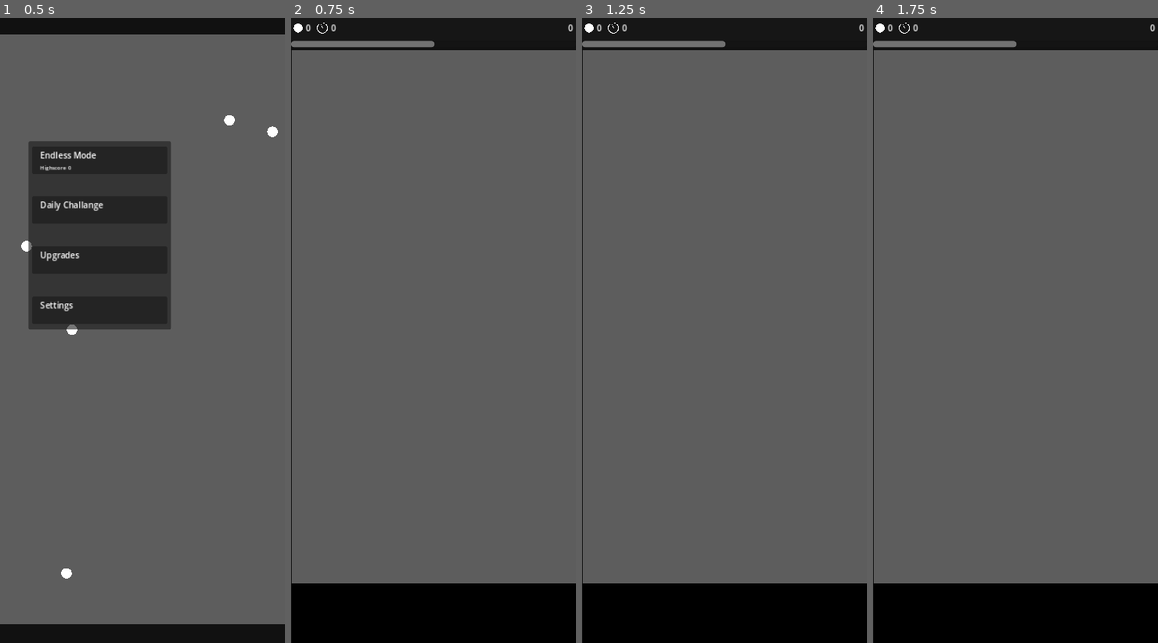
Above: before the commit, frames 1-4 (left to right).
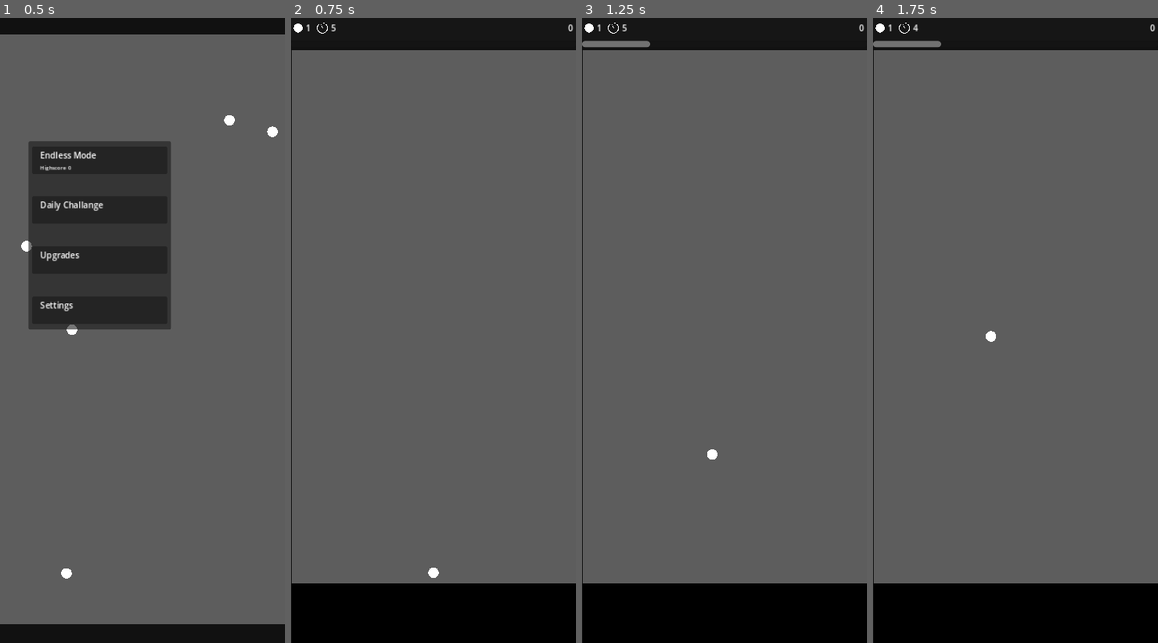
Above: after the commit, the same moments.

Repository: KKleinbeck/Ball-Defender
Game: Godot game, scene res://scenes/main_menu.tscn
Two runs of this game, one before a commit and one after it. Both use one fixed random seed, a clock stepped at 60 frames per second and the inputs below.
Inputs (mouse positions are in pixels of both pictures, inside the frame that each line leads up to):
- Up to frame 1 (0.5 s): no input
- Up to frame 2 (0.75 s): move the mouse to (390, 161) at 0.52 s; click (390, 161) at 0.67 s
- Up to frame 3 (1.25 s): no input
- Up to frame 4 (1.75 s): move the mouse to (958, 361) at 1.27 s; click (958, 361) at 1.42 s

Frame 1 is identical in both runs. In frame 2, 0.6% of the frame differs, in the area x 0-52%, y 1-90%; in frame 3, 0.3%; in frame 4, 0.3%.

Commit message:
Implementation of endless mode UI and timers
Basic endless mode functions implemented like ball progress, death and
spawn timers and interfaces to the UI

Diff:
--- a/global_definitions.gd
+++ b/global_definitions.gd
@@ -3,6 +3,9 @@
 
 enum Upgrade {TimeUp}
 
+enum State {RUNNING, HALTING, GAMEOVER}
+var state: State = State.RUNNING
+
 
 func _ready() -> void:
 	set_process(false)
--- a/scenes/EndlessMode.tscn
+++ /dev/null
@@ -1,51 +0,0 @@
-[gd_scene load_steps=3 format=3 uid="uid://38hpxc86n28g"]
-
-[ext_resource type="PackedScene" uid="uid://cweg7yil1pury" path="res://scenes/playing_field.tscn" id="1_8ka7p"]
-[ext_resource type="PackedScene" uid="uid://27sxmgkg6fdi" path="res://scenes/PlayingField/ScoreBar.tscn" id="1_gbkuj"]
-
-[node name="EndlessMode" type="Node"]
-
-[node name="Background" type="ColorRect" parent="."]
-anchors_preset = 15
-anchor_right = 1.0
-anchor_bottom = 1.0
-grow_horizontal = 2
-grow_vertical = 2
-color = Color(0.0687983, 0.0687983, 0.0687983, 1)
-
-[node name="ScoreBar" parent="." instance=ExtResource("1_gbkuj")]
-
-[node name="ProgressBar" type="ProgressBar" parent="."]
-anchors_preset = -1
-anchor_top = 0.04
-anchor_right = 1.0
-anchor_bottom = 0.05
-value = 50.0
-show_percentage = false
-
-[node name="AspectRatioContainer" type="AspectRatioContainer" parent="."]
-anchors_preset = -1
-anchor_top = 0.055
-anchor_right = 1.0
-anchor_bottom = 1.0
-ratio = 0.48
-alignment_vertical = 0
-
-[node name="Container" type="Control" parent="AspectRatioContainer"]
-layout_mode = 2
-
-[node name="PlayingField" parent="AspectRatioContainer/Container" instance=ExtResource("1_8ka7p")]
-layout_mode = 1
-anchor_top = 0.0
-anchor_bottom = 0.9
-grow_horizontal = 2
-
-[node name="Void" type="ColorRect" parent="AspectRatioContainer/Container"]
-layout_mode = 1
-anchors_preset = -1
-anchor_top = 0.9
-anchor_right = 1.0
-anchor_bottom = 1.0
-grow_horizontal = 2
-grow_vertical = 0
-color = Color(0, 0, 0, 1)
--- a/scenes/PlayingField/ScoreBar.tscn
+++ b/scenes/PlayingField/ScoreBar.tscn
@@ -1,12 +1,15 @@
-[gd_scene load_steps=3 format=3 uid="uid://27sxmgkg6fdi"]
+[gd_scene load_steps=4 format=3 uid="uid://27sxmgkg6fdi"]
 
+[ext_resource type="Script" path="res://scenes/PlayingField/score_bar.gd" id="1_jsd7i"]
 [ext_resource type="Texture2D" uid="uid://cvicrdnlvci0a" path="res://assets/ball.png" id="1_orlt7"]
 [ext_resource type="Texture2D" uid="uid://ddctsy32lmu4k" path="res://assets/timer.png" id="2_fqos5"]
 
 [node name="ScoreBar" type="PanelContainer"]
+process_mode = 4
 anchors_preset = -1
 anchor_right = 1.0
 anchor_bottom = 0.04
+script = ExtResource("1_jsd7i")
 
 [node name="MarginContainer" type="MarginContainer" parent="."]
 layout_mode = 2
@@ -29,7 +32,8 @@
 texture = ExtResource("1_orlt7")
 expand_mode = 2
 
-[node name="Label" type="Label" parent="MarginContainer/HBoxContainer"]
+[node name="NumberBalls" type="Label" parent="MarginContainer/HBoxContainer"]
+unique_name_in_owner = true
 layout_mode = 2
 text = "0
 "
@@ -46,7 +50,8 @@
 texture = ExtResource("2_fqos5")
 expand_mode = 2
 
-[node name="Label2" type="Label" parent="MarginContainer/HBoxContainer"]
+[node name="DeathTimer" type="Label" parent="MarginContainer/HBoxContainer"]
+unique_name_in_owner = true
 layout_mode = 2
 text = "0
 "
@@ -55,7 +60,8 @@
 layout_mode = 2
 size_flags_horizontal = 3
 
-[node name="Label3" type="Label" parent="MarginContainer/HBoxContainer"]
+[node name="Score" type="Label" parent="MarginContainer/HBoxContainer"]
+unique_name_in_owner = true
 layout_mode = 2
 text = "0
 "
--- /dev/null
+++ b/scenes/PlayingField/score_bar.gd
@@ -0,0 +1,9 @@
+extends PanelContainer
+
+
+func setBallNumber(n: int) -> void:
+	%NumberBalls.text = str(n)
+
+
+func setDeathTimer(n: int) -> void:
+	%DeathTimer.text = str(n)
--- /dev/null
+++ b/scenes/endless_mode.gd
@@ -0,0 +1,118 @@
+extends Node
+
+
+#signal gameover(score)
+
+@export var ballProgressAngleRequired: int = 360
+#@export var ballDiameterRatio: float = 0.02
+#@export var ballSpeedRatio: float = 0.6
+
+const nBoxRows: int = 18
+const boxesPerRow: int = 10
+const boxMargin: int = 5
+
+var ballSpeed
+var nBalls: int = 1
+var nBallsSpawned: int = 0
+var nBallsDespawned: int = 0
+
+var deathTime: int = 5
+var deathTimeRemaining: int :
+	set(newDTR):
+		deathTimeRemaining = newDTR
+		$ScoreBar.setDeathTimer(newDTR)
+
+
+# ========================================
+# ========= Godot Overrides ==============
+# ========================================
+func _ready() -> void:
+	%PlayingField.ballDespawned.connect(_on_ball_despawned)
+	%PlayingField.canvasClicked.connect(_on_click_on_playingfield)
+
+	$ScoreBar.setBallNumber(nBalls)
+	$ProgressBar.max_value = ballProgressAngleRequired
+	#updateScore()
+	roundReset()
+
+
+func _process(_delta: float) -> void:
+	pass
+
+
+# ========================================
+# ========= Custom Methods ===============
+# ========================================
+func roundReset() -> void:
+	nBallsDespawned = 0
+	deathTimeRemaining = deathTime
+
+	stopRunning()
+	$BallSpawnTimer.stop()
+	$DeathTimer.stop()
+
+	#$Boxes.walk()
+
+	# Free all spawned balls and resets collision list
+	%PlayingField.reset()
+	CollisionList.purge()
+
+	# Instantiate first ball at origin
+	%PlayingField.spawnBall(%StartPosition.position, Vector2.ZERO, false)
+	nBallsSpawned = 1
+
+
+func startRunning() -> void:
+	GlobalDefinitions.state = GlobalDefinitions.State.RUNNING
+	set_process(true)
+
+	$BallSpawnTimer.start()
+	$DeathTimer.start()
+
+
+func stopRunning() -> void:
+	GlobalDefinitions.state = GlobalDefinitions.State.HALTING
+	set_process(false)
+
+
+func spawnBall() -> void:
+	%PlayingField.spawnBallAt(%StartPosition.position)
+	nBallsSpawned += 1
+
+
+# ========================================
+# ========= Signals ======================
+# ========================================
+func _on_click_on_playingfield(location: Vector2) -> void:
+	if GlobalDefinitions.State.HALTING == GlobalDefinitions.state:
+		startRunning()
+
+		var trajectory = location - %StartPosition.position
+		var spawnAngle = 90. - abs(trajectory.angle_to(Vector2.UP)) * 180 / PI
+		if $ProgressBar.value + spawnAngle > $ProgressBar.max_value:
+			$ProgressBar.value = $ProgressBar.value + spawnAngle - $ProgressBar.max_value
+			nBalls += 1
+			$ScoreBar.setBallNumber(nBalls)
+		else:
+			$ProgressBar.value += spawnAngle
+
+
+func _on_ball_despawned() -> void:
+	nBallsDespawned += 1
+
+	if nBallsSpawned == nBallsDespawned:
+		await get_tree().create_timer(0.1).timeout # Short timer between rounds
+		roundReset()
+
+
+func _on_ball_spawn_timer_timeout() -> void:
+	if nBallsSpawned == nBalls:
+		$BallSpawnTimer.stop()
+		return
+	spawnBall()
+
+
+func _on_death_timer_timeout() -> void:
+	deathTimeRemaining -= 1
+	if deathTimeRemaining <= 0:
+		roundReset()
--- /dev/null
+++ b/scenes/endless_mode.tscn
@@ -0,0 +1,64 @@
+[gd_scene load_steps=4 format=3 uid="uid://38hpxc86n28g"]
+
+[ext_resource type="Script" path="res://scenes/endless_mode.gd" id="1_5codb"]
+[ext_resource type="PackedScene" uid="uid://27sxmgkg6fdi" path="res://scenes/PlayingField/ScoreBar.tscn" id="2_dgjtq"]
+[ext_resource type="PackedScene" uid="uid://cweg7yil1pury" path="res://scenes/playing_field.tscn" id="3_wjj17"]
+
+[node name="EndlessMode" type="Node"]
+script = ExtResource("1_5codb")
+
+[node name="Background" type="ColorRect" parent="."]
+anchors_preset = 15
+anchor_right = 1.0
+anchor_bottom = 1.0
+grow_horizontal = 2
+grow_vertical = 2
+color = Color(0.0687983, 0.0687983, 0.0687983, 1)
+
+[node name="ScoreBar" parent="." instance=ExtResource("2_dgjtq")]
+
+[node name="ProgressBar" type="ProgressBar" parent="."]
+anchors_preset = -1
+anchor_top = 0.04
+anchor_right = 1.0
+anchor_bottom = 0.05
+show_percentage = false
+
+[node name="AspectRatioContainer" type="AspectRatioContainer" parent="."]
+anchors_preset = -1
+anchor_top = 0.055
+anchor_right = 1.0
+anchor_bottom = 1.0
+ratio = 0.48
+alignment_vertical = 0
+
+[node name="Container" type="Control" parent="AspectRatioContainer"]
+layout_mode = 2
+
+[node name="PlayingField" parent="AspectRatioContainer/Container" instance=ExtResource("3_wjj17")]
+unique_name_in_owner = true
+layout_mode = 1
+anchor_top = 0.0
+anchor_bottom = 0.9
+grow_horizontal = 2
+
+[node name="StartPosition" type="Marker2D" parent="AspectRatioContainer/Container/PlayingField"]
+unique_name_in_owner = true
+position = Vector2(269, 990)
+
+[node name="Void" type="ColorRect" parent="AspectRatioContainer/Container"]
+layout_mode = 1
+anchors_preset = -1
+anchor_top = 0.9
+anchor_right = 1.0
+anchor_bottom = 1.0
+grow_horizontal = 2
+grow_vertical = 0
+color = Color(0, 0, 0, 1)
+
+[node name="BallSpawnTimer" type="Timer" parent="."]
+
+[node name="DeathTimer" type="Timer" parent="."]
+
+[connection signal="timeout" from="BallSpawnTimer" to="." method="_on_ball_spawn_timer_timeout"]
+[connection signal="timeout" from="DeathTimer" to="." method="_on_death_timer_timeout"]
--- a/scenes/main_menu.gd
+++ b/scenes/main_menu.gd
@@ -7,7 +7,7 @@
 
 	%OptionEndless.pressed.connect(_on_endless_start)
 	%OptionDaily.pressed.connect(_debug_info)
-	%OptionSettings.pressed.connect(_on_playing_field_ball_despawned)
+	%OptionSettings.pressed.connect(spawnRandomBall)
 
 
 func spawnRandomBall() -> void:
@@ -27,10 +27,7 @@
 
 func _on_endless_start() -> void:
 	CollisionList.purge()
-	get_tree().change_scene_to_file("res://scenes/EndlessMode.tscn")
-	#var endlessModeScene = load("res://scenes/EndlessMode.tscn")
-	#var endlessModeInstance = endlessModeScene.instantiate()
-	#add_child(endlessModeInstance)
+	get_tree().change_scene_to_file("res://scenes/endless_mode.tscn")
 
 
 func _debug_info() -> void:
--- a/scenes/playing_field.gd
+++ b/scenes/playing_field.gd
@@ -2,12 +2,17 @@
 
 
 signal ballDespawned
-
+signal canvasClicked(location: Vector2)
 
 var ballObj: PackedScene = load("res://scenes/PlayingField/ball.tscn")
-var ballDict = {}
-
-
+var ballDict: Dictionary = {}
+var ballSpeed = 450
+var v0: Vector2 = Vector2(0, -ballSpeed)
+
+
+# ========================================
+# ========= Ball Spawning ================
+# ========================================
 func isValidSpawnPosition(spawnPosition: Vector2) -> bool:
 	if spawnPosition.x < position.x or \
 	   spawnPosition.x > position.x + size.x or \
@@ -17,43 +22,58 @@
 	return true
 
 
-func spawnBall(spawnPosition: Vector2, spawnVelocity: Vector2):
+func spawnBallAt(spawnPosition: Vector2):
+	spawnBall(spawnPosition, v0)
+
+
+func spawnBall(spawnPosition: Vector2, spawnVelocity: Vector2, determineCollision: bool = true):
 	var newBall = ballObj.instantiate()
-	# TODO: Provide guarantees for position, i.e. colliding with walls etc
-	if !isValidSpawnPosition(spawnPosition):
-		push_error("Ball Spawned outside of playing field")
-		print(spawnPosition, position, size)
 	newBall.position = spawnPosition
 	newBall.velocity = spawnVelocity
 	add_child(newBall)
 	ballDict[newBall.name] = newBall
-	calculateNextCollision(newBall)
+	if determineCollision:
+		calculateNextCollision(newBall)
 
 
 func despawnBall(ball: Node) -> void:
-	#nBallsDespawned += 1
 	freeBall(ball)
 	CollisionList.removeBall(ball)
 	ballDespawned.emit()
 
-	#if nBallsSpawned == nBallsDespawned:
-		#await get_tree().create_timer(0.1).timeout # Short timer between rounds
-		#roundReset()
-
 
 func freeBall(ball: Object) -> void:
 	ball.queue_free()
 	ballDict.erase(ball.name)
 
 
+func reset() -> void:
+	for ballName in ballDict:
+		ballDict[ballName].queue_free()
+	ballDict = {}
+
+
+# ========================================
+# ========= Godot Overrides ==============
+# ========================================
 func _ready() -> void:
 	CollisionList.requestCollisionUpdate.connect(calculateNextCollision)
 
 
+func _input(event: InputEvent) -> void:
+	if event is InputEventMouseButton and event.pressed == false: # pressed == false =>  mouse up
+		var clickLocation = get_local_mouse_position()
+
+		if ballDict.size() == 1 and GlobalDefinitions.State.HALTING == GlobalDefinitions.state:
+			var ball = ballDict[ballDict.keys()[0]]
+			v0 = (clickLocation - ball.position).normalized() * ballSpeed
+			ball.velocity = v0
+			calculateNextCollision(ball)
+			#updateBallProgress()
+		canvasClicked.emit(clickLocation)
+
+
 func _process(delta: float) -> void:
-	#if state == State.DEBUG_STEP:
-		#debugPause()
-
 	var deltaRamining = delta
 	while deltaRamining > 0.:
 		if CollisionList.isEmpty():
